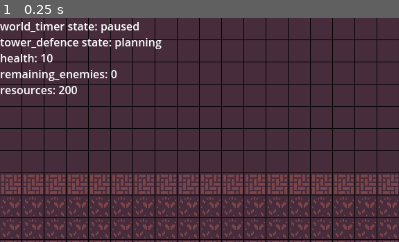
Above: before the commit, frame 1.
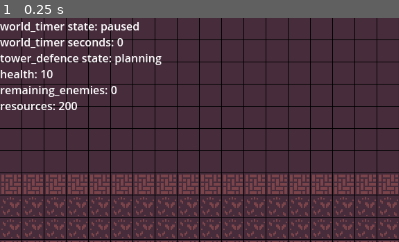
Above: after the commit, the same moment.

Repository: JeppeLindberg/Factory_tower_defence
Game: Godot game, scene res://scenes/main_scene.tscn
Same seed, same stepped clock (60 frames per second), same inputs: the game is played once before the commit and once after it.
Inputs:
- Up to frame 1 (0.25 s): no input
The pictures show only the part of the screen within x 0-50%, y 0-50%; the shares and areas given below are measured in that part.

The runs differ from the first frame. In frame 1, 3.3% of the frame differs, in the area x 0-41%, y 8-42%.

Commit message:
DESTRUCTIVE: create paths at beginning of round

Diff:
--- a/prefabs/buildings/gathering/stone_drill.tscn
+++ b/prefabs/buildings/gathering/stone_drill.tscn
@@ -1,10 +1,11 @@
-[gd_scene load_steps=6 format=3 uid="uid://cq7b2xj82inwr"]
+[gd_scene load_steps=7 format=3 uid="uid://cq7b2xj82inwr"]
 
 [ext_resource type="Script" path="res://scripts/building.gd" id="1_ukp3q"]
 [ext_resource type="Script" path="res://scripts/buildings/generic_gatherer.gd" id="2_ilx35"]
 [ext_resource type="Script" path="res://scripts/buildings/gathering/stone_drill.gd" id="3_l6tfs"]
 [ext_resource type="Texture2D" uid="uid://djj280d162hxk" path="res://sprites/buildings/stone_drill.png" id="4_6bais"]
 [ext_resource type="Script" path="res://scripts/buildings/resource_container.gd" id="5_kk0ty"]
+[ext_resource type="Script" path="res://prefabs/buildings/path_trigger.gd" id="6_d3tul"]
 
 [node name="stone_drill" type="Node2D"]
 script = ExtResource("1_ukp3q")
@@ -23,3 +24,6 @@
 
 [node name="resource_container" type="Node2D" parent="."]
 script = ExtResource("5_kk0ty")
+
+[node name="path_trigger" type="Node2D" parent="resource_container"]
+script = ExtResource("6_d3tul")
--- /dev/null
+++ b/prefabs/buildings/path_trigger.gd
@@ -0,0 +1,17 @@
+extends Node2D
+
+var _groups := preload("res://scripts/library/groups.gd").new()
+
+var _parent
+
+
+func _ready():
+	add_to_group(_groups.PATH_TRIGGER)
+	_parent = get_parent()
+
+func create_transport_nodes():
+	_parent.create_transport_nodes()
+
+func transport_nodes_deleted():
+	if _parent.has_method("transport_nodes_deleted"):
+		_parent.transport_nodes_deleted()
--- a/prefabs/buildings/towers/slag_shooter.tscn
+++ b/prefabs/buildings/towers/slag_shooter.tscn
@@ -1,10 +1,11 @@
-[gd_scene load_steps=7 format=3 uid="uid://dvhabtk8hf3fi"]
+[gd_scene load_steps=8 format=3 uid="uid://dvhabtk8hf3fi"]
 
 [ext_resource type="Script" path="res://scripts/building.gd" id="1_xr7jb"]
 [ext_resource type="Script" path="res://scripts/buildings/generic_tower.gd" id="2_b65io"]
 [ext_resource type="Script" path="res://scripts/buildings/towers/slag_shooter.gd" id="3_7a827"]
 [ext_resource type="Texture2D" uid="uid://dhjv6udmuj53l" path="res://sprites/buildings/tower_base.png" id="4_djh7p"]
 [ext_resource type="Script" path="res://scripts/buildings/resource_container.gd" id="5_irn2g"]
+[ext_resource type="Script" path="res://prefabs/buildings/path_trigger.gd" id="6_sixr2"]
 
 [sub_resource type="CircleShape2D" id="CircleShape2D_60yd6"]
 radius = 225.009
@@ -43,3 +44,6 @@
 
 [node name="resource_container" type="Node2D" parent="."]
 script = ExtResource("5_irn2g")
+
+[node name="path_trigger" type="Node2D" parent="resource_container"]
+script = ExtResource("6_sixr2")
--- a/prefabs/buildings/transport/conveyor_belt.tscn
+++ b/prefabs/buildings/transport/conveyor_belt.tscn
@@ -1,8 +1,9 @@
-[gd_scene load_steps=4 format=3 uid="uid://c2t4jm8eg37w5"]
+[gd_scene load_steps=5 format=3 uid="uid://c2t4jm8eg37w5"]
 
 [ext_resource type="Script" path="res://scripts/building.gd" id="1_gxvra"]
 [ext_resource type="Script" path="res://scripts/buildings/transport/conveyor_belt.gd" id="1_s0rg3"]
 [ext_resource type="Texture2D" uid="uid://bhggn228c4kie" path="res://sprites/buildings/conveyor_belt.png" id="2_0ynxf"]
+[ext_resource type="Script" path="res://prefabs/buildings/path_trigger.gd" id="3_ul030"]
 
 [node name="conveyor_belt" type="Node2D"]
 script = ExtResource("1_gxvra")
@@ -10,6 +11,9 @@
 [node name="generic_building" type="Node2D" parent="."]
 script = ExtResource("1_s0rg3")
 
+[node name="path_trigger" type="Node2D" parent="generic_building"]
+script = ExtResource("3_ul030")
+
 [node name="sprite" type="Sprite2D" parent="."]
 position = Vector2(16, 16)
 scale = Vector2(0.5, 0.5)
--- a/scripts/buildings/generic_gatherer.gd
+++ b/scripts/buildings/generic_gatherer.gd
@@ -20,7 +20,7 @@
 	_debug = get_node(_scene_paths.DEBUG)
 	resource_container = root_node.get_node("resource_container")
 
-	_next_event_time = _world_timer.seconds() + 1.0 / _gatherer_specific.gathers_per_second
+	world_timer_reset()
 
 func _process(_delta):
 	if _world_timer.seconds() >= _next_event_time:
@@ -31,3 +31,7 @@
 # Execute an gather, as defined by the gatherer implementation
 func gather(charge_time):
 	_gatherer_specific.gather(charge_time)
+
+# Called from world timer whenever it is reset. Add this function to all nodes that use next_event_time implementations
+func world_timer_reset():
+	_next_event_time = _world_timer.seconds() + 1.0 / _gatherer_specific.gathers_per_second
--- a/scripts/buildings/generic_tower.gd
+++ b/scripts/buildings/generic_tower.gd
@@ -29,8 +29,9 @@
 	resource_container = generic_building.get_node("resource_container")
 	_range_area2d = generic_building.get_node("range")
 
-	_next_shot_time = _world_timer.seconds() + 1.0 / _tower_specific.shots_per_second
 	_range_area2d.get_node("collision").shape.radius = _tower_specific.get_range_as_pixels()
+
+	world_timer_reset()
 
 func _process(_delta):
 	find_target()
@@ -72,7 +73,7 @@
 	if _target == null:
 		return false
 
-	if len(resource_container.get_children()) == 0:
+	if _main_scene.get_children_in_groups(resource_container, [_groups.RESOURCE]).is_empty():
 		return false
 
 	return true
@@ -81,3 +82,7 @@
 # The specific tower implementation handles the specifics of the shooting
 func shoot(charge_time):
 	_tower_specific.shoot(_target, charge_time)
+
+# Called from world timer whenever it is reset. Add this function to all nodes that use next_event_time implementations
+func world_timer_reset():
+	_next_shot_time = _world_timer.seconds() + 1.0 / _tower_specific.shots_per_second
--- a/scripts/buildings/resource_container.gd
+++ b/scripts/buildings/resource_container.gd
@@ -1,6 +1,7 @@
 extends Node2D
 
 var _scene_paths := preload("res://scripts/library/scene_paths.gd").new()
+var _groups := preload("res://scripts/library/groups.gd").new()
 
 var resource_capacity = -1
 
@@ -19,13 +20,6 @@
 	_terrain = get_node(_scene_paths.TERRAIN)
 	_paths = _terrain.get_node("paths")
 
-	for x in range(_root_node.footprint.x):
-		for y in range(_root_node.footprint.y):
-			var offset = Vector2i(x, y)
-			_paths.create_container(_main_scene.pos_to_coord(_root_node.global_position) + offset, self)
-
-	_paths.autoconnect_all()
-
 func _process(_delta):
 	if _pickers.is_empty():
 		return
@@ -33,7 +27,7 @@
 	var queue = _get_picker_queue()
 
 	for index in queue:
-		if get_children().is_empty():
+		if _main_scene.get_children_in_groups(self, [_groups.RESOURCE]).is_empty():
 			return
 
 		var resource = select_pick_resource()
@@ -86,11 +80,17 @@
 
 # Pick a resource out if the container that matches at least one group
 func select_pick_resource(groups = []):
-	var children = null
+	groups.append(_groups.RESOURCE)
+	var children = _main_scene.get_children_in_groups(self, groups)
+	return children[0]
 
-	if groups == []:
-		children = get_children()
-	else:
-		children = _main_scene.get_children_in_groups(self, groups)
+# Called from path_trigger child
+func create_transport_nodes():
+	for x in range(_root_node.footprint.x):
+		for y in range(_root_node.footprint.y):
+			var offset = Vector2i(x, y)
+			_paths.create_container(_main_scene.pos_to_coord(_root_node.global_position) + offset, self)
 
-	return children[0]
+# Called from path_trigger child
+func transport_nodes_deleted():
+	_pickers = []
--- a/scripts/buildings/transport/conveyor_belt.gd
+++ b/scripts/buildings/transport/conveyor_belt.gd
@@ -18,15 +18,17 @@
 	_paths = _terrain.get_node("paths")
 	_debug = get_node(_scene_paths.DEBUG)
 
+# Called from path_trigger child
+func create_transport_nodes():
 	var path_connections = _get_path_connections()
 
 	_paths.create_conveyor(path_connections[1], self)
 	_paths.connect_conveyors(path_connections[0], path_connections[1])
 	_paths.connect_conveyors(path_connections[1], path_connections[2])
 
-	_paths.autoconnect_all()
-
+# Get the coordinates of the connections that are relevant for this building
 func _get_path_connections():
+	# TODO: Move this to paths.gd
 	var up = Vector2.UP.rotated(deg_to_rad(_root_node.get_building_rotation()))
 	var down = Vector2.DOWN.rotated(deg_to_rad(_root_node.get_building_rotation()))
 
--- a/scripts/library/groups.gd
+++ b/scripts/library/groups.gd
@@ -5,9 +5,12 @@
 # Entity types
 const ENEMY: String = "enemy"
 const BUILDING: String = "building"
+const RESOURCE: String = "resource"
 
 # Path groups
 const PATH: String = "path"
 const CONTAINER: String = "container"
 const CONVEYOR: String = "conveyor"
 const PLACER: String = "placer"
+
+const PATH_TRIGGER: String = "path_trigger"
--- a/scripts/main_scene.gd
+++ b/scripts/main_scene.gd
@@ -62,17 +62,32 @@
 	var index = randi() % options.size()
 	return options[index]
 
+var _result = []
+
 # Get all children of the node that belongs to one or more of the the given groups
-func get_children_in_groups(node, groups):
-	var result = []
+func get_children_in_groups(node, groups, recursive = false):
+	_result = []
+
+	if recursive:
+		_get_children_in_groups_recursive(node, groups)
+		return _result
 
 	for child in node.get_children():
 		for group in groups:
 			if child.is_in_group(group):
-				result.append(child)
+				_result.append(child)
 				break
 
-	return result
+	return _result
+
+# Get all children of the node that belongs to one or more of the the given groups
+func _get_children_in_groups_recursive(node, groups):
+	for child in node.get_children():
+		for group in groups:
+			if child.is_in_group(group):
+				_result.append(child)
+				break
+		_get_children_in_groups_recursive(child, groups)
 
 # Get the footprint of a building, and account for the rotation of the building
 func get_footprint(building_info, rotation_angle):
--- a/scripts/path/path.gd
+++ b/scripts/path/path.gd
@@ -57,9 +57,7 @@
 # Check if the path can recieve a resouce at the start position of the path
 func check_can_recieve():
 	var pos = curve.get_point_position(0)
-	var boo = check_can_recieve_at_pos(pos)
-	print(boo)
-	return boo
+	return check_can_recieve_at_pos(pos)
 
 # Check if the given position is occupied or otherwise unavailable
 func check_can_recieve_at_pos(pos):
--- a/scripts/paths.gd
+++ b/scripts/paths.gd
@@ -11,12 +11,14 @@
 
 var _main_scene
 var _terrain
+var _buildings
 var _debug
 
 
 func activate():
 	_main_scene = get_node(_scene_paths.MAIN_SCENE)
 	_terrain = get_node(_scene_paths.TERRAIN)
+	_buildings = _terrain.get_node("buildings")
 	_debug = get_node(_scene_paths.DEBUG)
 
 # Debug reasons
@@ -36,6 +38,25 @@
 
 	for container in _main_scene.get_children_in_groups(self, [_groups.PLACER]):
 		_debug.add_draw_diamond(container.global_position, Color.ORANGE)
+
+# Connect all the paths. Do this at the beginning of each round.
+func connect_all_paths():
+	var path_triggers = _main_scene.get_children_in_groups(_buildings, [_groups.PATH_TRIGGER], true)
+
+	for path_trigger in path_triggers:
+		path_trigger.create_transport_nodes()
+
+	_autoconnect_all()
+
+# Disconnect all paths. Do this at the end of each round.
+func disconnect_all_paths():
+	for child in get_children():
+		child.queue_free()
+
+	var path_triggers = _main_scene.get_children_in_groups(_buildings, [_groups.PATH_TRIGGER], true)
+
+	for path_trigger in path_triggers:
+		path_trigger.transport_nodes_deleted()
 
 # Create a node that describes a spot where resources can be deposited or retrieved
 func create_container(coord, container):
@@ -67,7 +88,7 @@
 	_merge_all_paths()
 
 # Connect all pickers and placers
-func autoconnect_all():
+func _autoconnect_all():
 	_connect_all_pickers()
 	_connect_all_placers()
 
--- a/scripts/resource_generic.gd
+++ b/scripts/resource_generic.gd
@@ -1,6 +1,12 @@
 extends Node2D
 
+var _groups := preload("res://scripts/library/groups.gd").new()
+
 var _resource_specific
+
+
+func _ready():
+	add_to_group(_groups.RESOURCE)
 
 func initialize(charge_time):
 	_resource_specific = get_child(0)
--- a/scripts/tower_defence.gd
+++ b/scripts/tower_defence.gd
@@ -1,6 +1,7 @@
 extends Node2D
 
 var _scene_paths := preload("res://scripts/library/scene_paths.gd").new()
+var _groups := preload("res://scripts/library/groups.gd").new()
 var _tower_defence_states := preload("res://scripts/library/tower_defence_states.gd").new()
 
 var _main_scene
@@ -8,6 +9,7 @@
 var _debug
 var _terrain
 var _enemies
+var _paths
 
 @export var enemy_path: String
 
@@ -23,10 +25,12 @@
 	_world_timer = get_node(_scene_paths.WORLD_TIMER)
 	_debug = get_node(_scene_paths.DEBUG)
 	_terrain = get_node(_scene_paths.TERRAIN)
+	_paths = _terrain.get_node("paths")
 	_enemies = _terrain.get_node("enemies")
 
 	_state = _tower_defence_states.PLANNING
 	_world_timer.pause()
+	_world_timer.reset()
 
 func _process(_delta):
 	_debug.add_debug_text("tower_defence state", _state)
@@ -57,14 +61,24 @@
 # Start the next round
 func start_round():
 	if _state == _tower_defence_states.PLANNING:
+		_paths.connect_all_paths()
+
 		_world_timer.play()
 		_next_event_timer = _world_timer.seconds() + 10
+
 		_change_state(_tower_defence_states.WAITING_FOR_ENEMY_SPAWN)
 
 # End this round
 func end_round():
 	if _state == _tower_defence_states.WAITING_FOR_ENEMY_DEATH:
+		_paths.disconnect_all_paths()
+
+		for resource in _main_scene.get_children_in_groups(_terrain, [_groups.RESOURCE], true):
+			resource.queue_free()
+
 		_world_timer.pause()
+		_world_timer.reset()
+
 		_change_state(_tower_defence_states.PLANNING)
 
 # Change the state of the tower defence part of the game
--- a/scripts/world_timer.gd
+++ b/scripts/world_timer.gd
@@ -18,6 +18,7 @@
 
 func _process(delta):
 	_debug.add_debug_text("world_timer state", _state)
+	_debug.add_debug_text("world_timer seconds", _seconds)
 	if _state == _timer_states.PLAYING:
 		_seconds += delta
 
@@ -32,6 +33,20 @@
 	if _state == _timer_states.PLAYING:
 		_state = _timer_states.PAUSED
 		time_mult = 0.0
+
+# Reset the clock
+func reset():
+	_seconds = 0
+
+	propogate_reset(_main_scene)
+
+# Run the reset for all nodes that need to know when the world timer resets.
+func propogate_reset(node):
+	if node.has_method("world_timer_reset"):
+		node.world_timer_reset()
+
+	for child in node.get_children():
+		propogate_reset(child)
 
 # Pause/unpause the world
 func toggle_pause():
